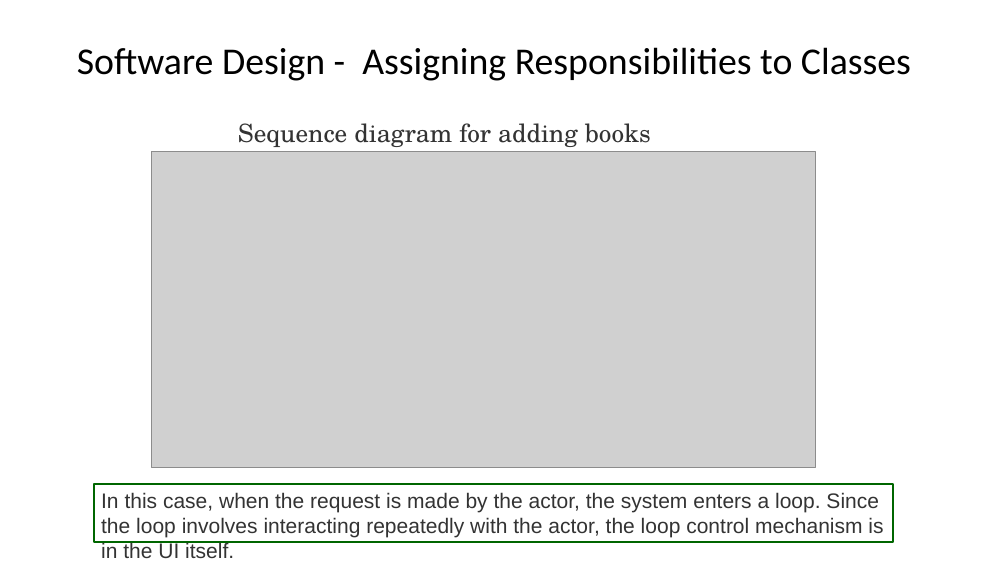
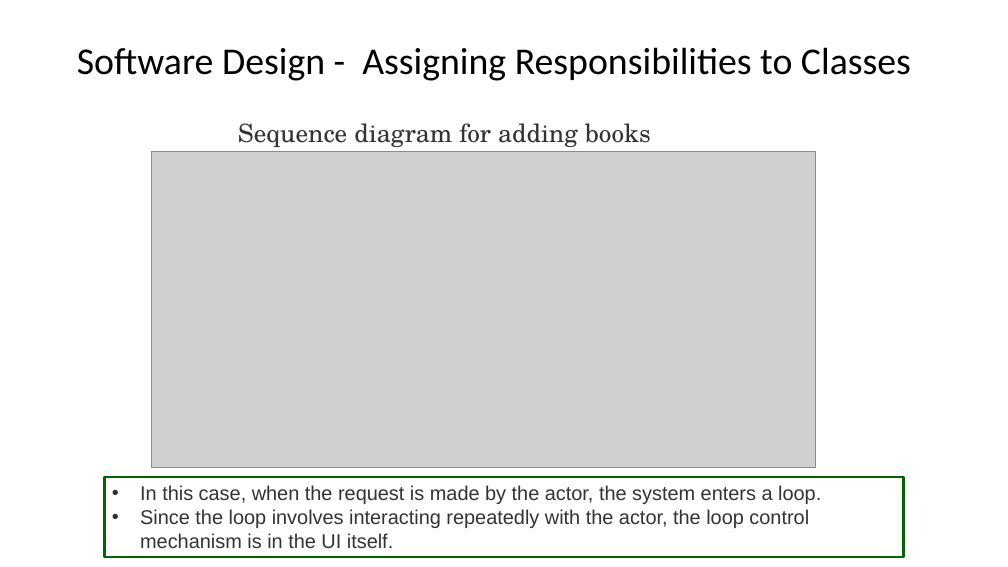
Before and after one commit to johnxu21/johnxu21.github.io, a slide deck: slide 24 of teaching/CS472/Timetable/OOD-V2.pptx. Drawn at 1008x567 pixels with LibreOffice and Linux fonts; fonts in the diff are those of the drawing; grey boxes stand for pictures. Boxes give left, top, right and bottom in pixels: in the first picture for what was removed or moved away, otherwise in the second. Text is boxed around its words. In the diff, an @@ line names an element or a change of style, - is before the commit and + after.

```diff
--- a/teaching/CS472/Timetable/OOD-V2.pptx
+++ b/teaching/CS472/Timetable/OOD-V2.pptx
@@ rectangle "In this case, when the ...": place and size @@
-rectangle "In this case, when the ..." at (94,484,893,542)
+rectangle "In this case, when the ..." at (104,477,904,557)
@@ text in rectangle at (140,485,821,548): text changed; size 20 to 19 pt @@
-In this case, when the request is made by the actor, the system enters a loop. Since the loop involves interacting repeatedly with the actor, the loop control mechanism is in the UI itself.
+• In this case, when the request is made by the actor, the system enters a loop.
+• Since the loop involves interacting repeatedly with the actor, the loop control mechanism is in the UI itself.
```
Also in this commit, not shown: 4 other slides changed.
